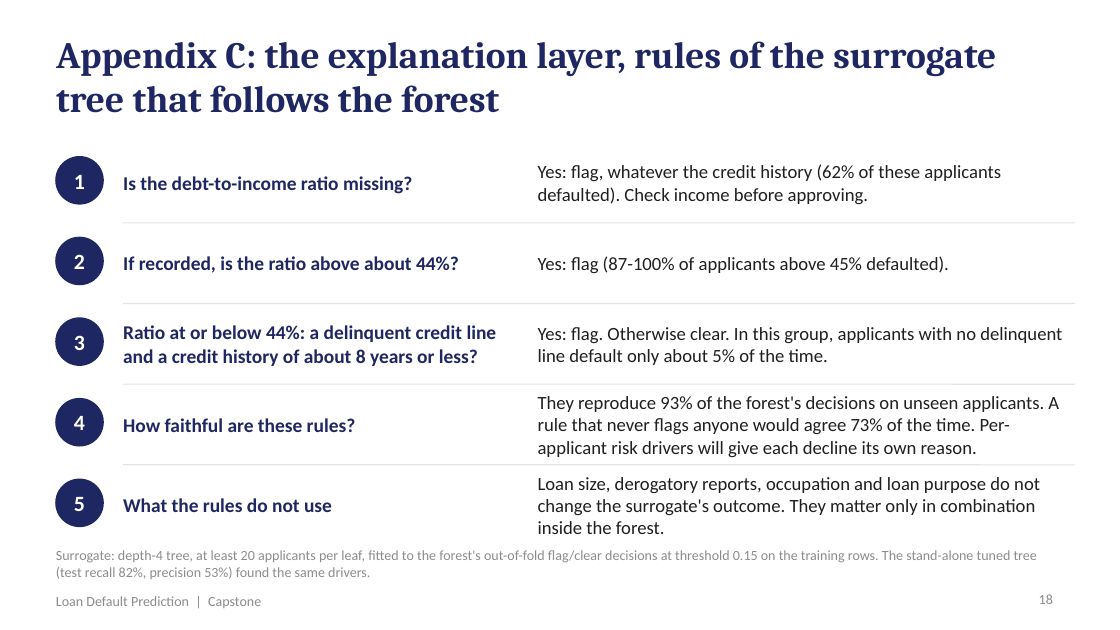
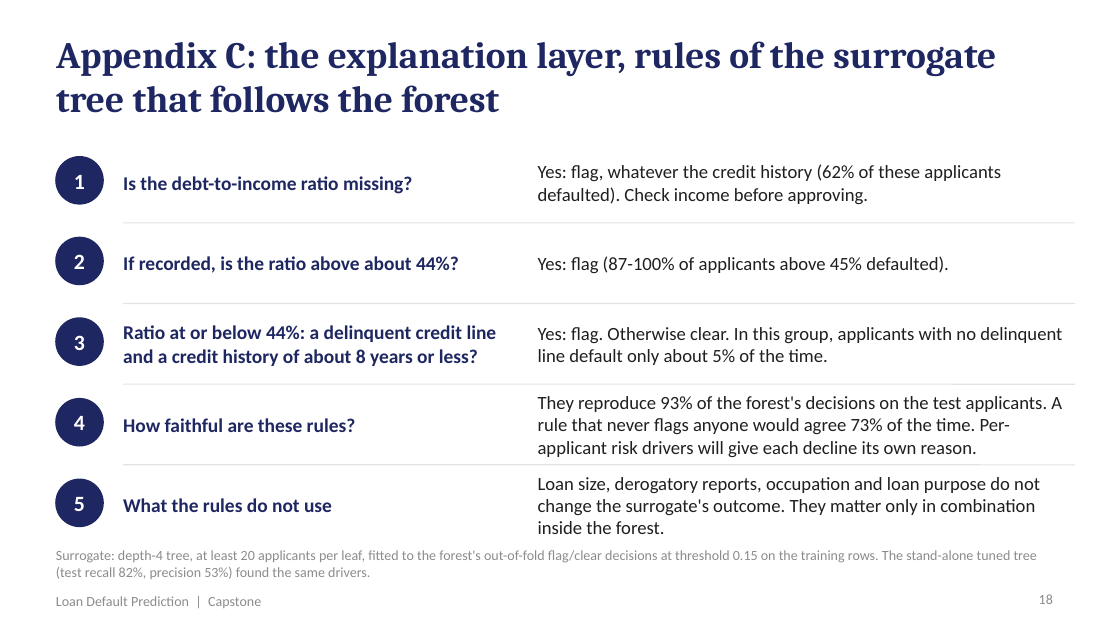
Before and after one commit to shubham1891/Personal-code, a slide deck: slide 18 of presentation/Loan_Default_Prediction_Presentation.pptx. Drawn at 1120x630 pixels with LibreOffice and Linux fonts; fonts in the diff are those of the drawing. Boxes give left, top, right and bottom in pixels: in the first picture for what was removed or moved away, otherwise in the second. Text is boxed around its words. In the diff, an @@ line names an element or a change of style, - is before the commit and + after.

```diff
--- a/presentation/Loan_Default_Prediction_Presentation.pptx
+++ b/presentation/Loan_Default_Prediction_Presentation.pptx
@@ text at box(538, 396, 1062, 457): text changed @@
-They reproduce 93% of the forest's decisions on unseen applicants. A rule that never flags anyone would agree 73% of the time. Per-applicant risk drivers will give each decline its own reason.
+They reproduce 93% of the forest's decisions on the test applicants. A rule that never flags anyone would agree 73% of the time. Per-applicant risk drivers will give each decline its own reason.
```
Also in this commit, not shown: 5 other slides changed, 6 other files.
